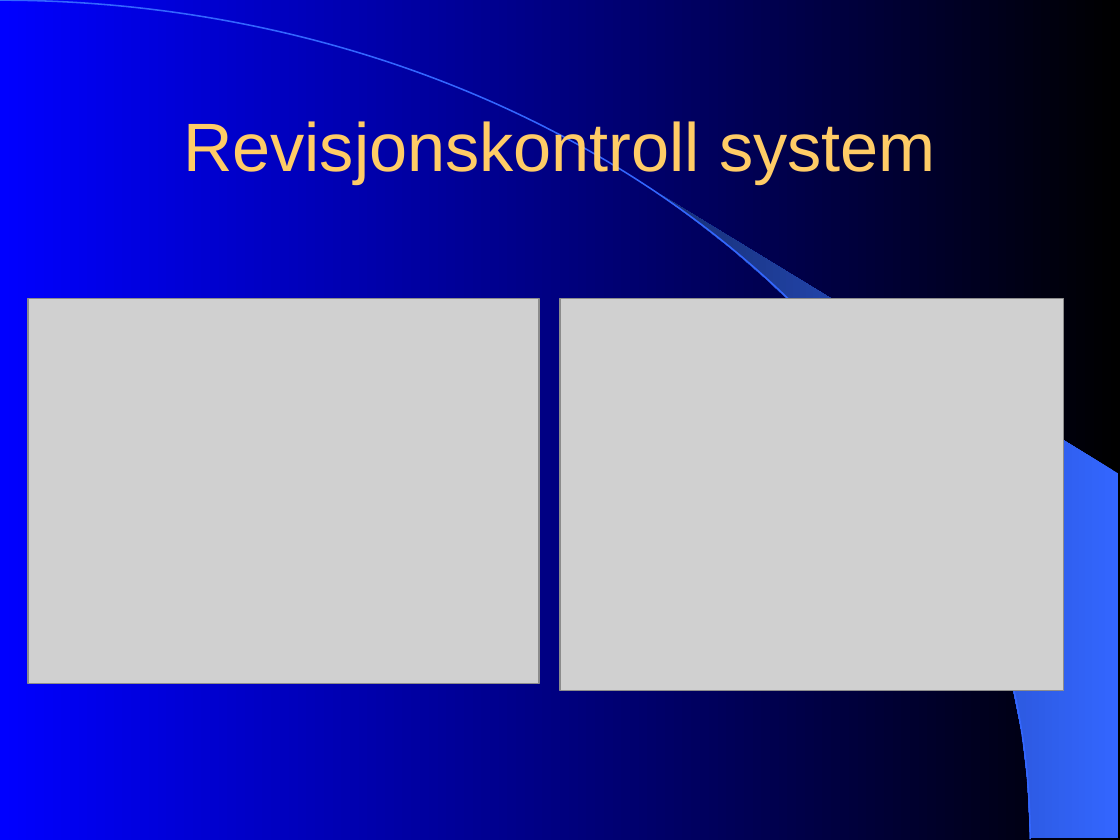
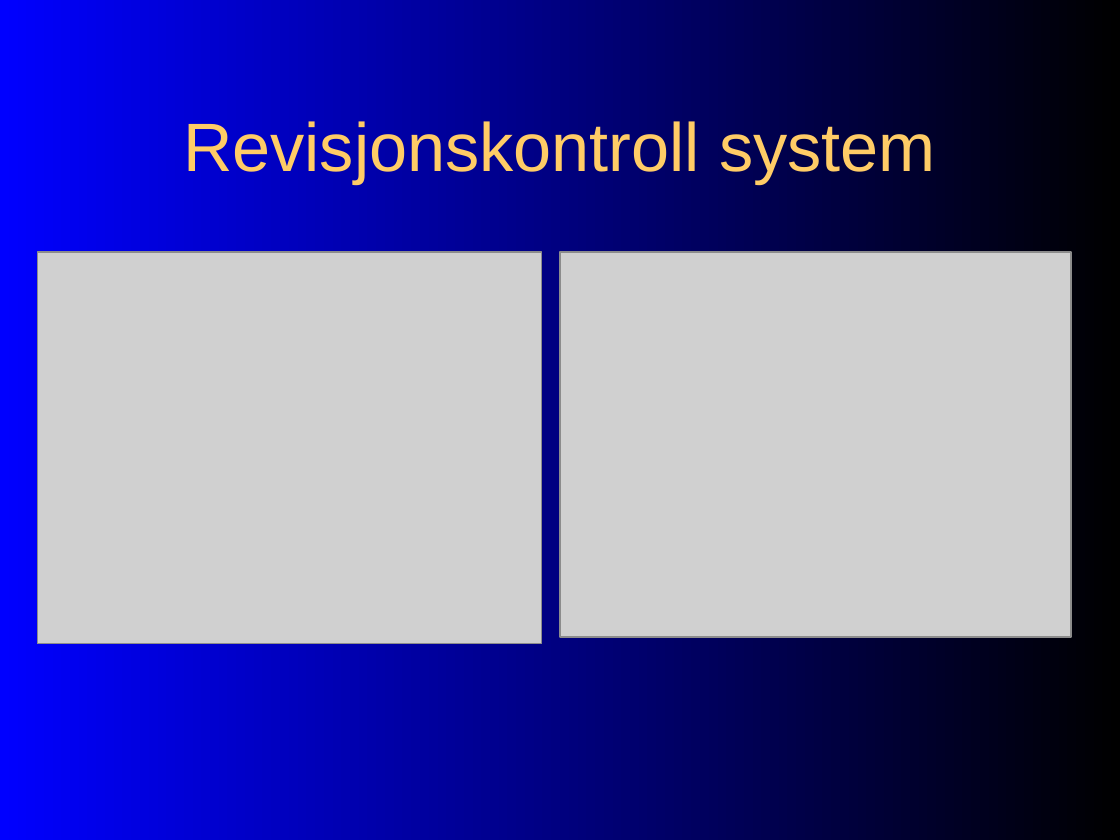
Before and after one commit to chucker/AnkhSVN, a slide deck: slide 3 of doc/powerpoint/papirprototyp_testing.ppt. Drawn at 1120x840 pixels with LibreOffice and Linux fonts; fonts in the diff are those of the drawing; grey boxes stand for pictures. Boxes give left, top, right and bottom in pixels: in the first picture for what was removed or moved away, otherwise in the second. Text is boxed around its words. In the diff, an @@ line names an element or a change of style, - is before the commit and + after.

```diff
--- a/doc/powerpoint/papirprototyp_testing.ppt
+++ b/doc/powerpoint/papirprototyp_testing.ppt
@@ freeform shape removed at [0,0,1030,840] @@
@@ freeform shape removed at [660,194,1119,838] @@
@@ picture: place and size @@
-picture at [560,299,1064,691]
+picture at [37,252,541,644]
@@ picture: place and size @@
-picture at [28,299,539,684]
+picture at [560,252,1071,637]
```
Also in this commit, not shown: 9 other slides changed.
